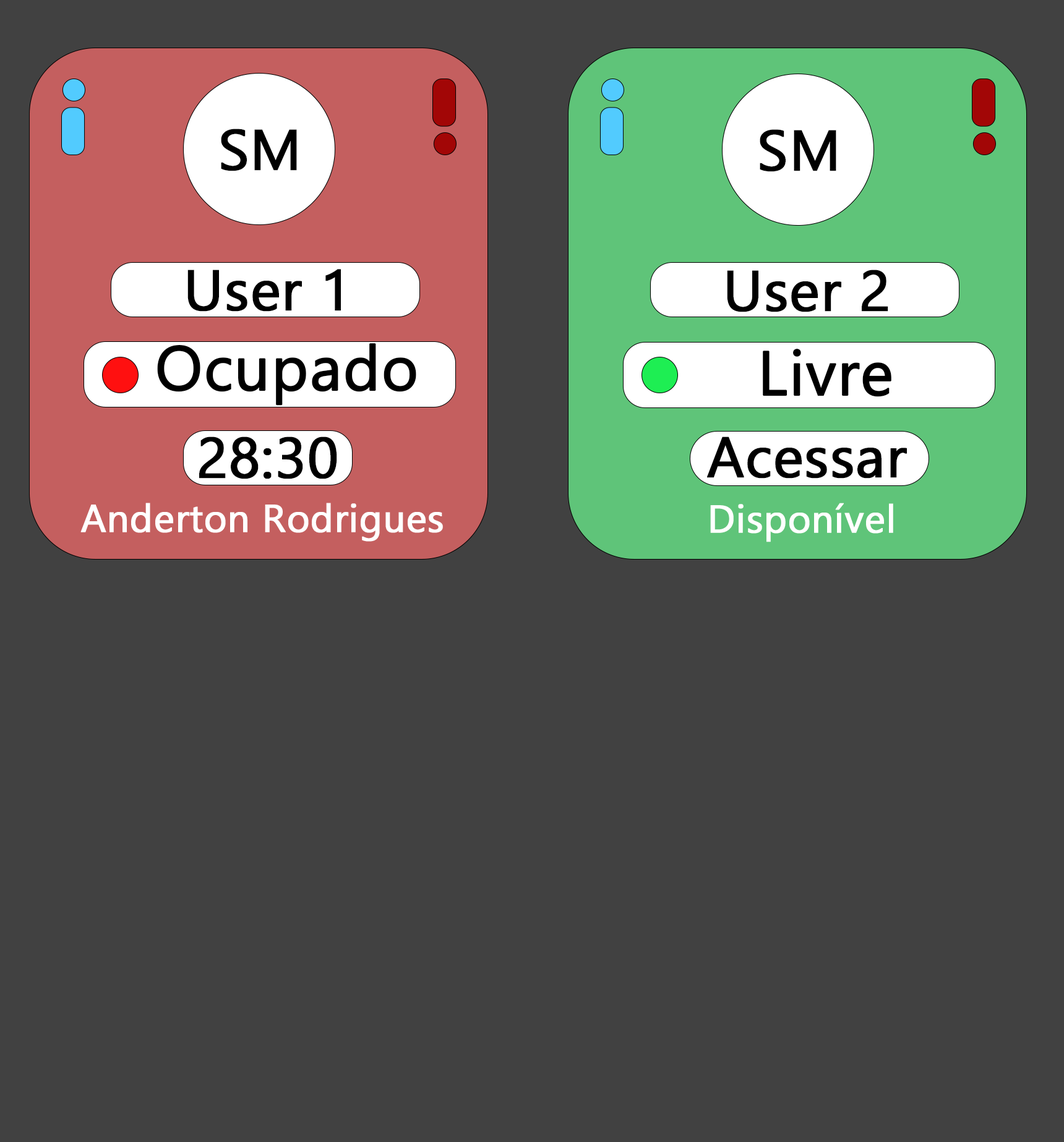
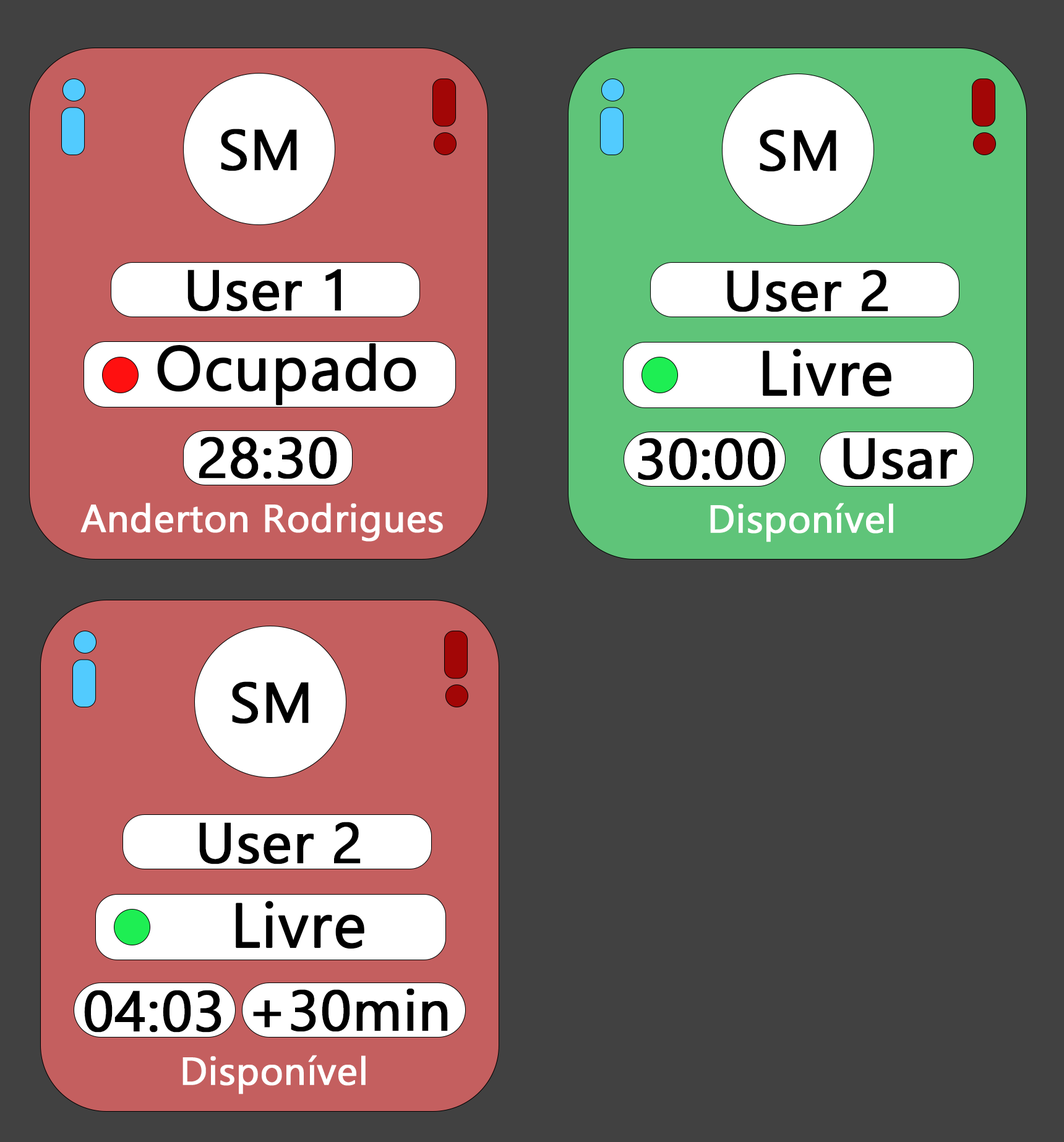
The second 1064 x 1142 image is a revision of the first. Changes to its layers:
added group "sm2 copiar" with 15 layers in group "Sm" over [40, 599, 500, 1113]
added layer "Disponível" (1st of 2, in "Sm" › "sm2 copiar") in group "sm2 copiar" over [182, 1055, 366, 1095]
added layer "Livre" (1st of 2, in "Sm" › "sm2 copiar") in group "sm2 copiar" over [235, 901, 365, 950]
added layer "User 2" (1st of 2, in "Sm" › "sm2 copiar") in group "sm2 copiar" over [199, 822, 361, 865]
added layer "SM" (1st of 3, in "Sm" › "sm2 copiar") in group "sm2 copiar" over [231, 681, 309, 725]
added layer "fundoIcon" (1st of 3, in "Sm" › "sm2 copiar") in group "sm2 copiar" over [194, 625, 347, 779]
added layer "backRectangle copiar 2" (1st of 3, in "Sm" › "sm2 copiar") in group "sm2 copiar" over [95, 894, 446, 961]
added layer "04:03" in group "sm2 copiar" over [84, 990, 222, 1033]
added layer "backRectangle copiar 4" (1st of 2, in "Sm" › "sm2 copiar") in group "sm2 copiar" over [73, 982, 236, 1038]
added layer "+30min" in group "sm2 copiar" over [252, 988, 448, 1033]
added layer "backRectangle copiar 3" (1st of 3, in "Sm" › "sm2 copiar") in group "sm2 copiar" over [241, 982, 466, 1038]
added layer "backRectangle copiar" (1st of 3, in "Sm" › "sm2 copiar") in group "sm2 copiar" over [122, 814, 432, 870]
added layer "backRectangle" (1st of 3, in "Sm" › "sm2 copiar") in group "sm2 copiar" over [40, 599, 500, 1113]
painted on "backRectangle copiar 2" (2nd of 3, in "Sm" › "sm2") over [622, 342, 996, 409]
added layer "30:00" in group "sm2" over [637, 437, 776, 481]
added layer "backRectangle copiar 4" (2nd of 2, in "Sm" › "sm2") in group "sm2" over [623, 431, 786, 487]
renamed "Acessar" to "Usar", moved it above "backRectangle copiar 3", painted on it over [707, 436, 957, 480]
painted on "backRectangle copiar 3" (2nd of 3, in "Sm" › "sm2") over [689, 431, 974, 487]
…and 3 more changes (3 added)
